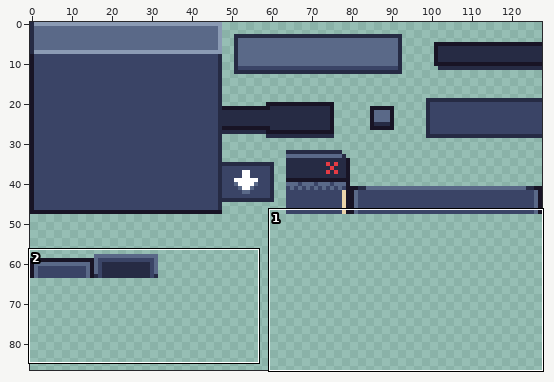
File history of a sprite sheet, wingrid/assets/art/tiles/tiles_cubed.png. Above, an overview of the earlier version with the close-up marked.
Close-up. Before the edit:
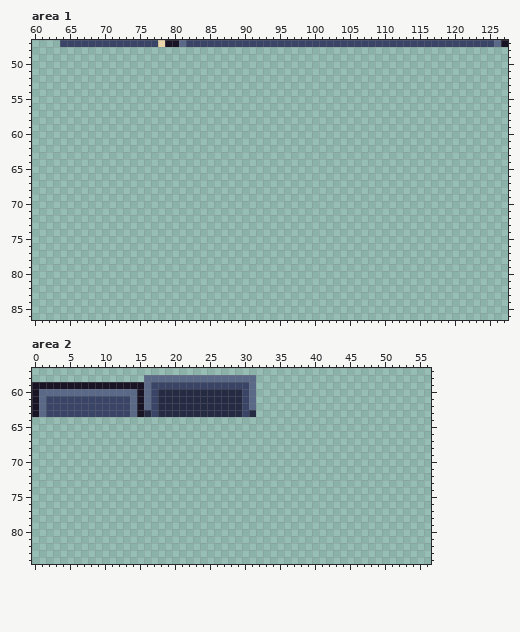
The file is 128x128 pixels. Shown: area 1: x 60..127, y 47..86; area 2: x 0..56, y 57..84. The wide view leaves out empty margins.
After:
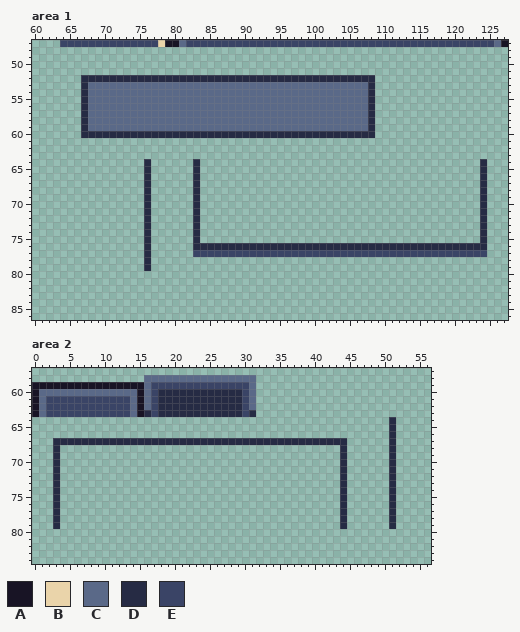
Palette (. is transparent): A #181425  B #ead4aa  C #5a6988  D #262b44  E #3a4466
Diff:
--- area 1
@@ x 65..110 @@
 51 ..............................................
-52 ..............................................
-53 ..............................................
-54 ..............................................
-55 ..............................................
-56 ..............................................
-57 ..............................................
-58 ..............................................
-59 ..............................................
-60 ..............................................
+52 ..DDDDDDDDDDDDDDDDDDDDDDDDDDDDDDDDDDDDDDDDDD..
+53 ..DCCCCCCCCCCCCCCCCCCCCCCCCCCCCCCCCCCCCCCCCD..
+54 ..DCCCCCCCCCCCCCCCCCCCCCCCCCCCCCCCCCCCCCCCCD..
+55 ..DCCCCCCCCCCCCCCCCCCCCCCCCCCCCCCCCCCCCCCCCD..
+56 ..DCCCCCCCCCCCCCCCCCCCCCCCCCCCCCCCCCCCCCCCCD..
+57 ..DCCCCCCCCCCCCCCCCCCCCCCCCCCCCCCCCCCCCCCCCD..
+58 ..DCCCCCCCCCCCCCCCCCCCCCCCCCCCCCCCCCCCCCCCCD..
+59 ..DCCCCCCCCCCCCCCCCCCCCCCCCCCCCCCCCCCCCCCCCD..
+60 ..DDDDDDDDDDDDDDDDDDDDDDDDDDDDDDDDDDDDDDDDDD..
 61 ..............................................
@@ x 60..127 @@
 63 ....................................................................
-64 ....................................................................
-65 ....................................................................
-66 ....................................................................
-67 ....................................................................
-68 ....................................................................
-69 ....................................................................
-70 ....................................................................
-71 ....................................................................
-72 ....................................................................
-73 ....................................................................
-74 ....................................................................
-75 ....................................................................
-76 ....................................................................
-77 ....................................................................
-78 ....................................................................
-79 ....................................................................
+64 ................D......D........................................D...
+65 ................D......D........................................D...
+66 ................D......D........................................D...
+67 ................D......D........................................D...
+68 ................D......D........................................D...
+69 ................D......D........................................D...
+70 ................D......D........................................D...
+71 ................D......D........................................D...
+72 ................D......D........................................D...
+73 ................D......D........................................D...
+74 ................D......D........................................D...
+75 ................D......D........................................D...
+76 ................D......DDDDDDDDDDDDDDDDDDDDDDDDDDDDDDDDDDDDDDDDDD...
+77 ................D......EEEEEEEEEEEEEEEEEEEEEEEEEEEEEEEEEEEEEEEEEE...
+78 ................D...................................................
+79 ................D...................................................
 80 ....................................................................
--- area 2
@@ x 0..56 @@
 63 ACEEEEEEEEEEEECADEDDDDDDDDDDDDED.........................
-64 .........................................................
-65 .........................................................
-66 .........................................................
-67 .........................................................
-68 .........................................................
-69 .........................................................
-70 .........................................................
-71 .........................................................
-72 .........................................................
-73 .........................................................
-74 .........................................................
-75 .........................................................
-76 .........................................................
-77 .........................................................
-78 .........................................................
-79 .........................................................
+64 ...................................................D.....
+65 ...................................................D.....
+66 ...................................................D.....
+67 ...DDDDDDDDDDDDDDDDDDDDDDDDDDDDDDDDDDDDDDDDDD......D.....
+68 ...D........................................D......D.....
+69 ...D........................................D......D.....
+70 ...D........................................D......D.....
+71 ...D........................................D......D.....
+72 ...D........................................D......D.....
+73 ...D........................................D......D.....
+74 ...D........................................D......D.....
+75 ...D........................................D......D.....
+76 ...D........................................D......D.....
+77 ...D........................................D......D.....
+78 ...D........................................D......D.....
+79 ...D........................................D......D.....
 80 .........................................................
